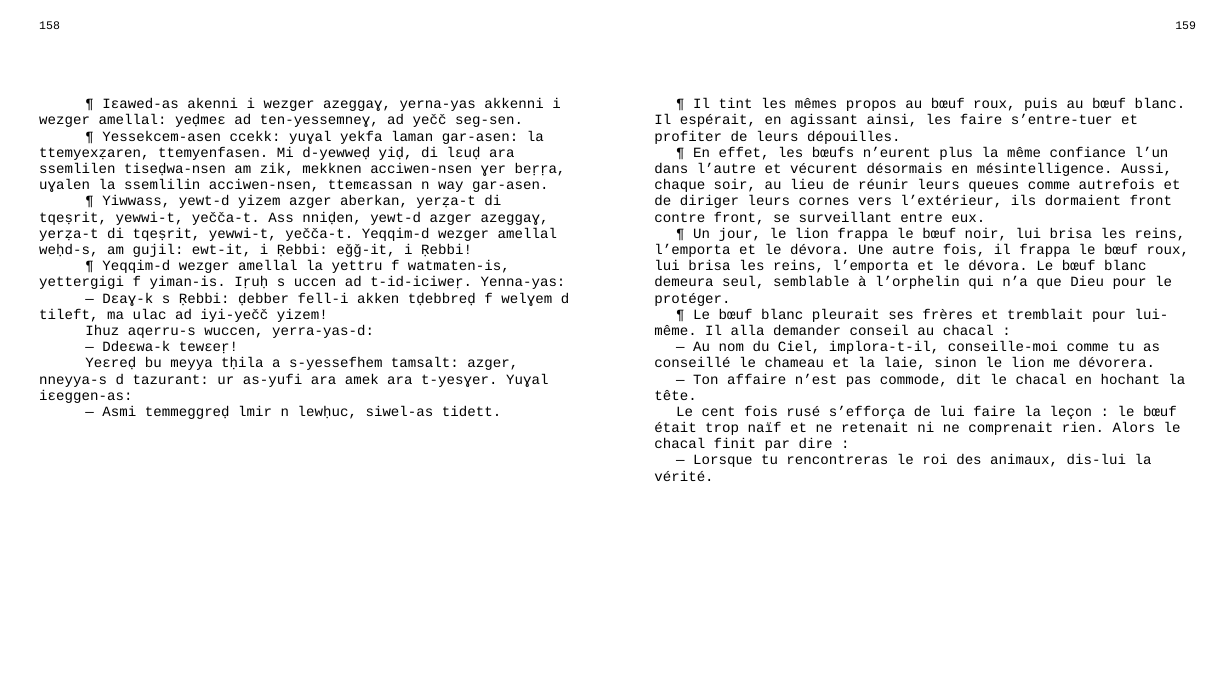
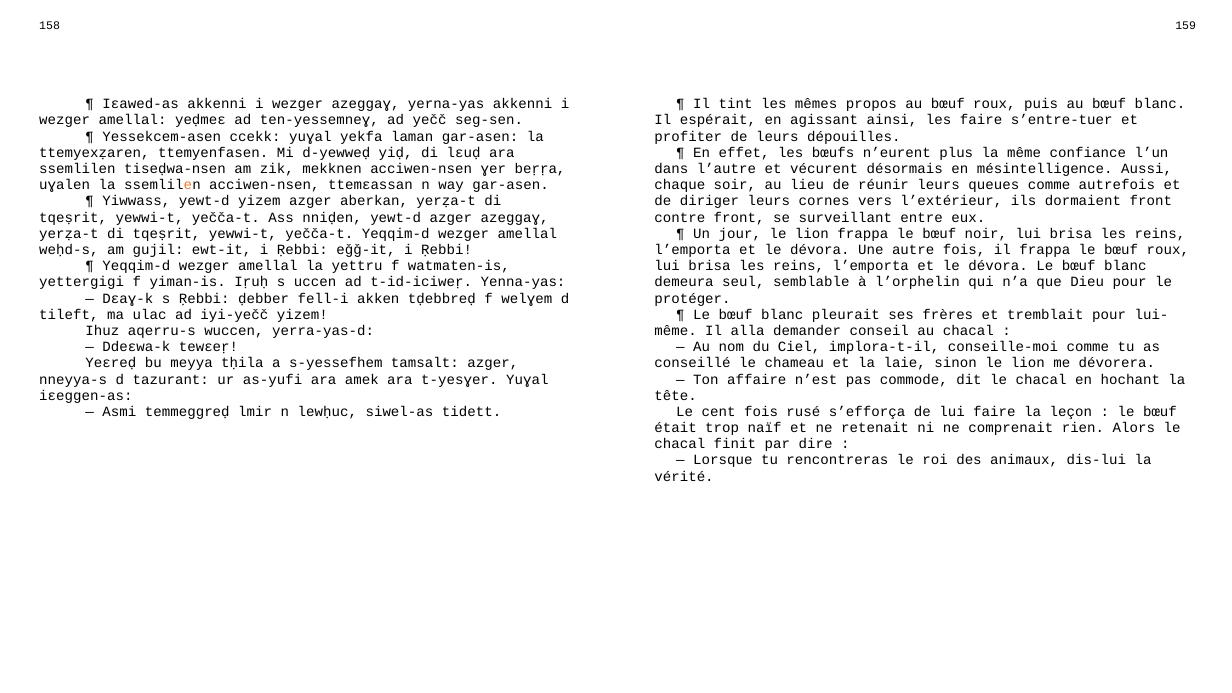
Before and after one commit to sferhah/tamacahut_n_wuccen, a slide deck: slide 78 of Uccen.ConsoleApp/Resources/pptx/uccen.pptx. Drawn at 1232x693 pixels with LibreOffice and Linux fonts; fonts in the diff are those of the drawing. Boxes give left, top, right and bottom in pixels: in the first picture for what was removed or moved away, otherwise in the second. Text is boxed around its words. In the diff, an @@ line names an element or a change of style, - is before the commit and + after.

```diff
--- a/Uccen.ConsoleApp/Resources/pptx/uccen.pptx
+++ b/Uccen.ConsoleApp/Resources/pptx/uccen.pptx
@@ table at (30,15,1205,668) @@
-row 3, column 1: ¶ Iɛawed-as akenni i wezger azeggaɣ, yerna-yas akkenni i wezger amellal: yeḍmeɛ ad ten-yessemneɣ, ad yečč seg-sen. / ¶ Yessekcem-asen ccekk: yuɣal yekfa laman gar-asen: la ttemyexẓaren, ttemyenfasen. Mi d-yewweḍ yiḍ, di lɛuḍ ara ssemlilen tiseḍwa-nsen am zik, mekknen acciwen-nsen ɣer beṛṛa, uɣalen la ssemlilin acciwen-nsen, ttemɛassan n way gar-asen. / ¶ Yiwwass, yewt-d yizem azger aberkan, yerẓa-t di tqeṣrit, yewwi-t, yečča-t. Ass nniḍen, yewt-d azger azeggaɣ, yerẓa-t di tqeṣrit, yewwi-t, yečča-t. Yeqqim-d wezger amellal weḥd-s, am gujil: ewt-it, i Ṛebbi: eǧǧ-it, i Ṛebbi! / ¶ Yeqqim-d wezger amellal la yettru f watmaten-is, yettergigi f yiman-is. Iṛuḥ s uccen ad t-id-iciweṛ. Yenna-yas: / — Dɛaɣ-k s Ṛebbi: ḍebber fell-i akken tḍebbreḍ f welɣem d tileft, ma ulac ad iyi-yečč yizem! / Ihuz aqerru-s wuccen, yerra-yas-d: / — Ddeɛwa-k tewɛeṛ! / Yeɛreḍ bu meyya tḥila a s-yessefhem tamsalt: azger, nneyya-s d tazurant: ur as-yufi ara amek ara t-yesɣer. Yuɣal iɛeggen-as: / — Asmi temmeggreḍ lmir n lewḥuc, siwel-as tidett.
+row 3, column 1: ¶ Iɛawed-as akkenni i wezger azeggaɣ, yerna-yas akkenni i wezger amellal: yeḍmeɛ ad ten-yessemneɣ, ad yečč seg-sen. / ¶ Yessekcem-asen ccekk: yuɣal yekfa laman gar-asen: la ttemyexẓaren, ttemyenfasen. Mi d-yewweḍ yiḍ, di lɛuḍ ara ssemlilen tiseḍwa-nsen am zik, mekknen acciwen-nsen ɣer beṛṛa, uɣalen la ssemlilen acciwen-nsen, ttemɛassan n way gar-asen. / ¶ Yiwwass, yewt-d yizem azger aberkan, yerẓa-t di tqeṣrit, yewwi-t, yečča-t. Ass nniḍen, yewt-d azger azeggaɣ, yerẓa-t di tqeṣrit, yewwi-t, yečča-t. Yeqqim-d wezger amellal weḥd-s, am gujil: ewt-it, i Ṛebbi: eǧǧ-it, i Ṛebbi! / ¶ Yeqqim-d wezger amellal la yettru f watmaten-is, yettergigi f yiman-is. Iṛuḥ s uccen ad t-id-iciweṛ. Yenna-yas: / — Dɛaɣ-k s Ṛebbi: ḍebber fell-i akken tḍebbreḍ f welɣem d tileft, ma ulac ad iyi-yečč yizem! / Ihuz aqerru-s wuccen, yerra-yas-d: / — Ddeɛwa-k tewɛeṛ! / Yeɛreḍ bu meyya tḥila a s-yessefhem tamsalt: azger, nneyya-s d tazurant: ur as-yufi ara amek ara t-yesɣer. Yuɣal iɛeggen-as: / — Asmi temmeggreḍ lmir n lewḥuc, siwel-as tidett.
```
Also in this commit, not shown: 6 other slides changed, 7 other files.
